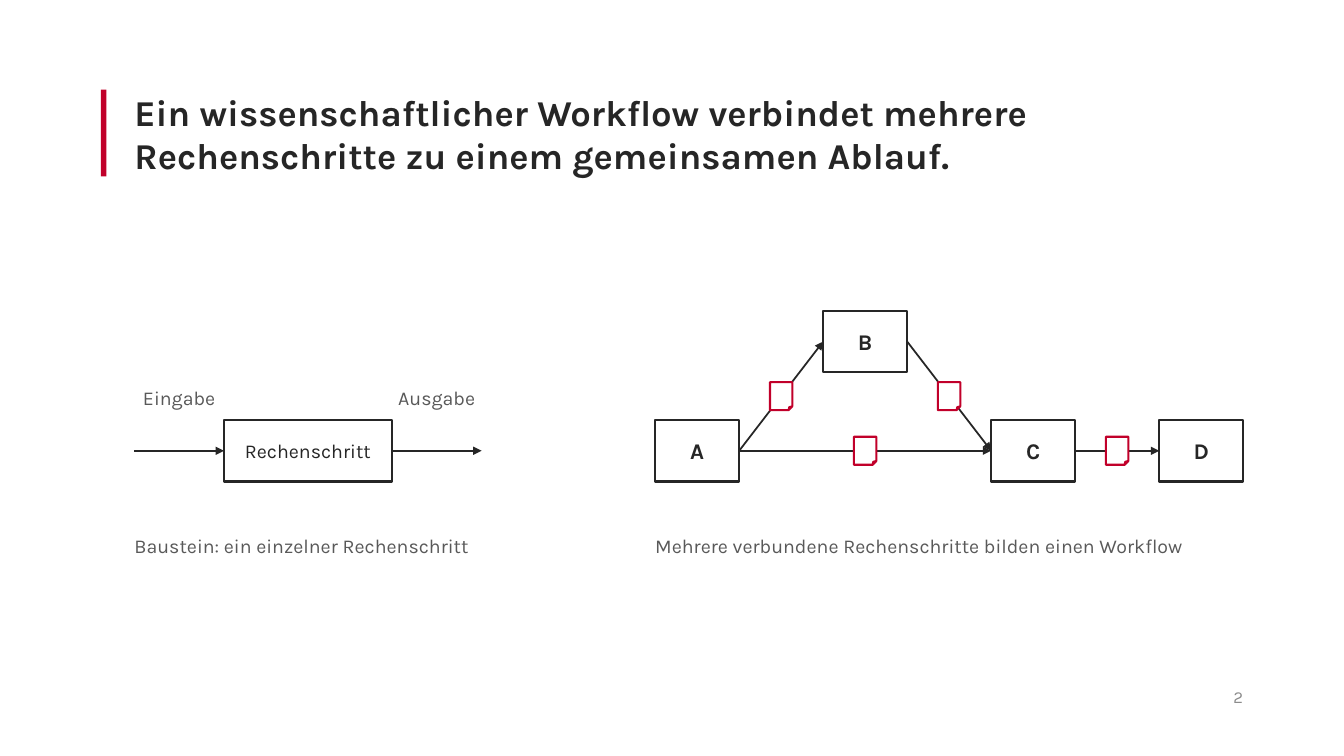
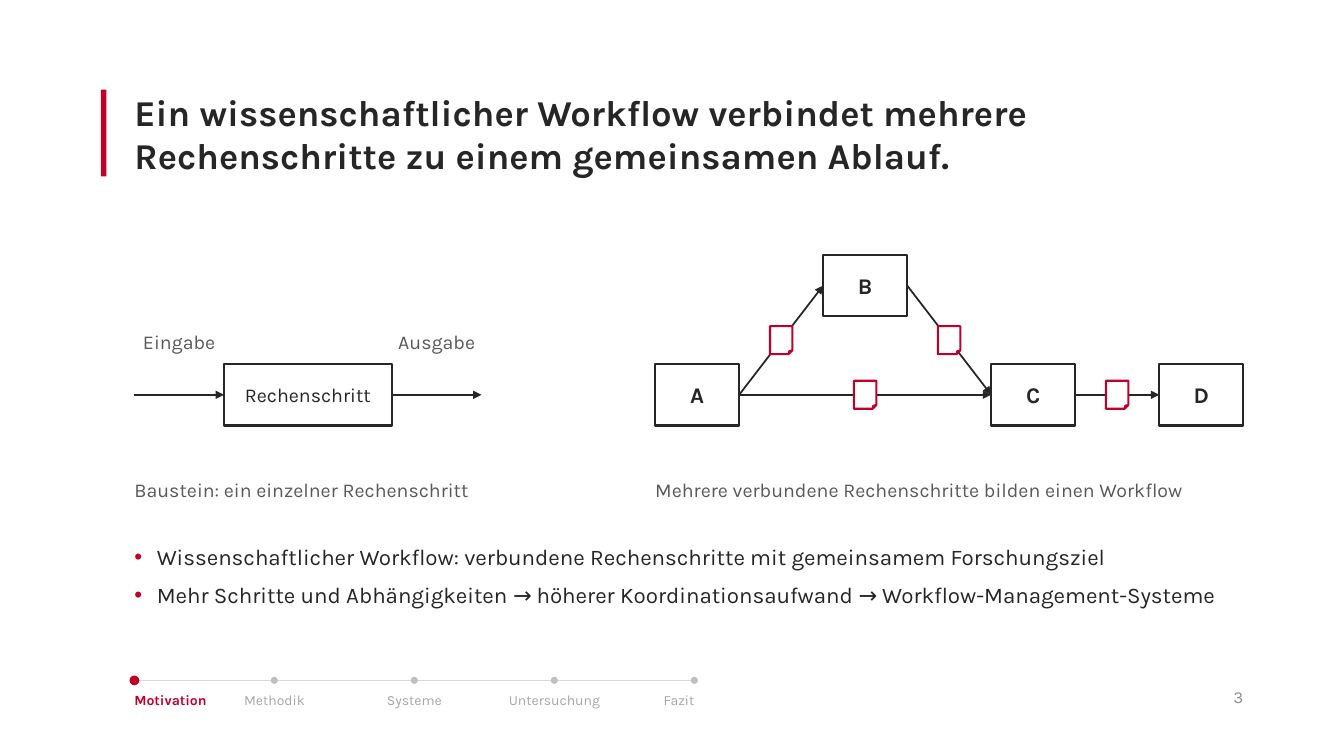
Before and after one commit to antahiri/bachelorarbeit-wms, a slide deck: slide 3 of Präsentation-Kolloqium.pptx (slide 2 before the commit). Drawn at 1344x756 pixels with LibreOffice and Linux fonts; fonts in the diff are those of the drawing. Boxes give left, top, right and bottom in pixels: in the first picture for what was removed or moved away, otherwise in the second. Text is boxed around its words. In the diff, an @@ line names an element or a change of style, - is before the commit and + after.

```diff
--- a/Präsentation-Kolloqium.pptx
+++ b/Präsentation-Kolloqium.pptx
@@ 6 arrows, 5 rectangles, 4 texts, 4 folded corners: place and size @@
-6 arrows, 5 rectangles, 4 texts, 4 folded corners at (134, 311, 1243, 553)
+6 arrows, 5 rectangles, 4 texts, 4 folded corners at (134, 255, 1243, 497)
@@ text added at (157, 549, 1215, 609), 16 pt, text #262626 @@
+• Wissenschaftlicher Workflow: verbundene Rechenschritte mit gemeinsamem Forschungsziel
+• Mehr Schritte und Abhängigkeiten → höherer Koordinationsaufwand → Workflow-Management-Systeme
@@ ellipse added at (129, 676, 139, 686), fill #C1002A @@
@@ line added from (134, 681) to (695, 681), #D9D9D9 0.5 pt @@
@@ ellipse added at (271, 678, 278, 685), fill #BFBFBF @@
@@ ellipse added at (411, 678, 418, 685), fill #BFBFBF @@
@@ ellipse added at (552, 678, 559, 685), fill #BFBFBF @@
@@ ellipse added at (691, 678, 698, 685), fill #BFBFBF @@
@@ text added at (134, 695, 206, 706), 10 pt, text #C1002A, bold @@
+Motivation
@@ text added at (244, 695, 305, 705), 10 pt, text #A6A6A6 @@
+Methodik
@@ text added at (387, 696, 442, 708), 10 pt, text #A6A6A6 @@
+Systeme
@@ text added at (509, 695, 600, 708), 10 pt, text #A6A6A6 @@
+Untersuchung
@@ text added at (664, 695, 695, 705), 10 pt, text #A6A6A6 @@
+Fazit
@@ text at (1233, 692, 1243, 703): text changed @@
-2
+3
```
Also in this commit, not shown: 6 slides added.
